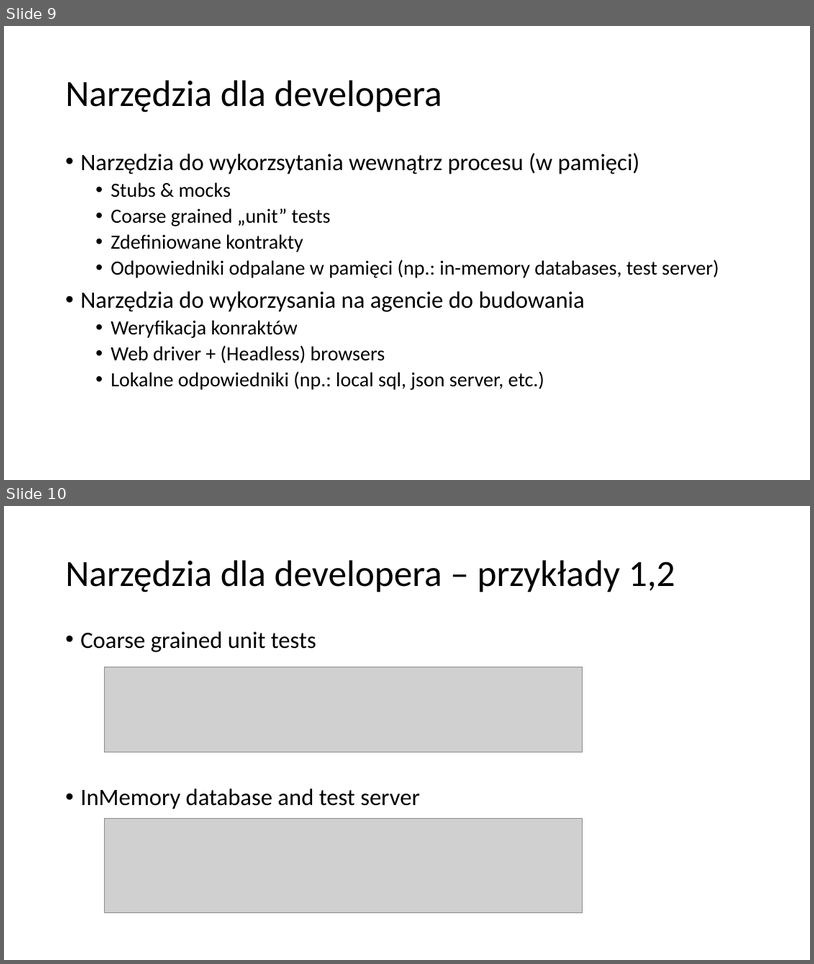
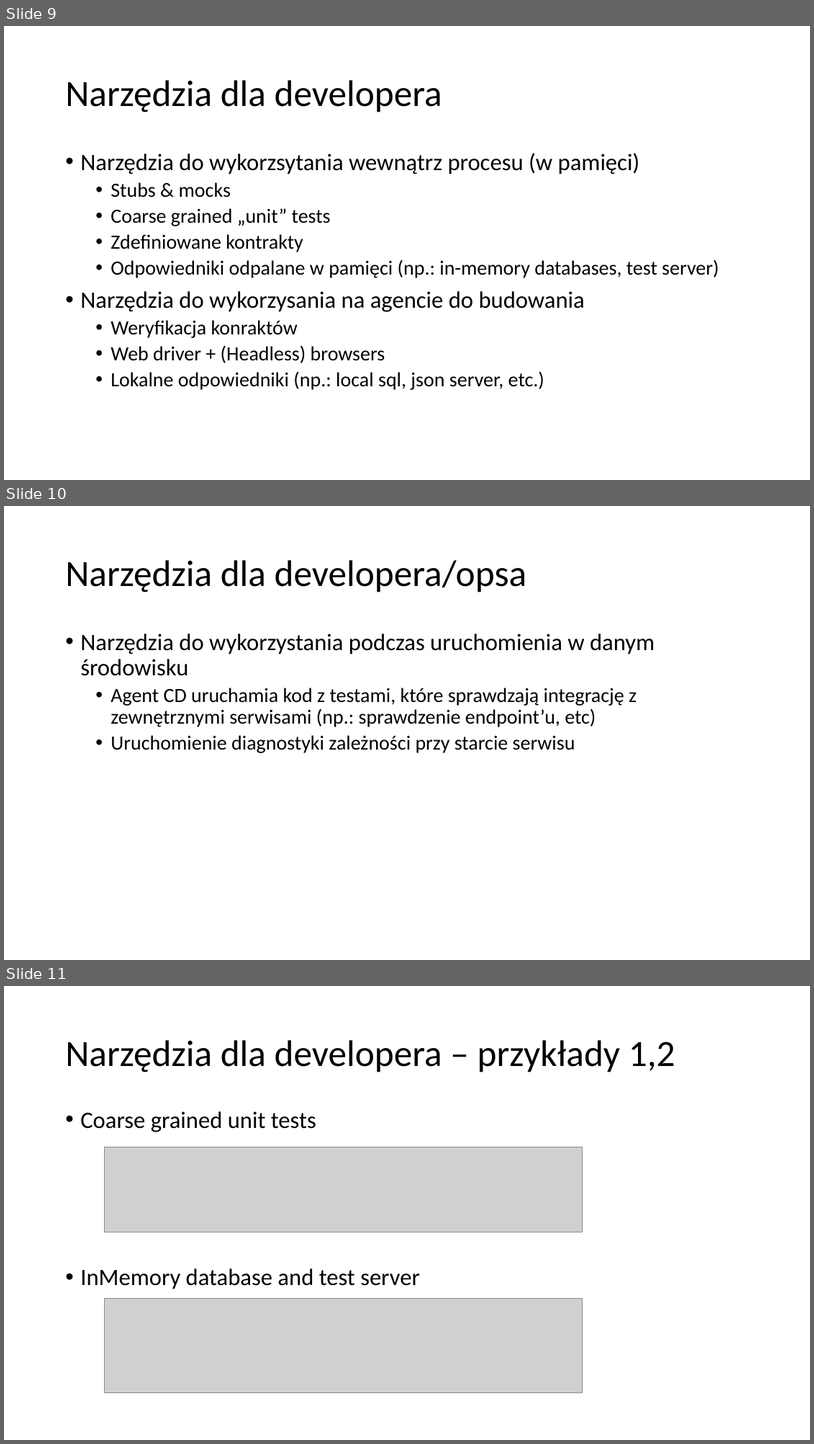
Before and after one commit to plitwinski/automated-tests-presentation, a slide deck: presentation/polish/Automatycznie testowalne aplikacje w srodowisku rozproszonym.pptx. Shown one above the other, each under a label of ours: slides 9 and 10 before the commit, slides 9, 10 and 11 after it. The pictures are 814x964 and 814x1444 pixels, drawn with LibreOffice and Linux fonts; fonts in the diff are those of the drawing; grey boxes stand for pictures. Boxes give left, top, right and bottom in pixels: in the first picture for what was removed or moved away, otherwise in the second. Text is boxed around its words. In the diff, an @@ line names an element or a change of style, - is before the commit and + after.

```diff
--- a/presentation/polish/Automatycznie testowalne aplikacje w srodowisku rozproszonym.pptx
+++ b/presentation/polish/Automatycznie testowalne aplikacje w srodowisku rozproszonym.pptx
@@ slide 10 added at (4, 506, 810, 960), background #FFFFFF @@
@@ title added at (65, 560, 527, 592), 44 pt, text #000000 @@
+Narzędzia dla developera/opsa
@@ text added at (80, 633, 655, 753), 24 pt, text #000000 @@
+• Narzędzia do wykorzystania podczas uruchomienia w danym środowisku
+  • Agent CD uruchamia kod z testami, które sprawdzają integrację z zewnętrznymi serwisami (np.: sprawdzenie endpoint’u, etc)
+  • Uruchomienie diagnostyki zależności przy starcie serwisu
@@ what was slide 10 is now slide 11 @@
```
Also in this commit, not shown: 2 slides changed, 1 other file.
